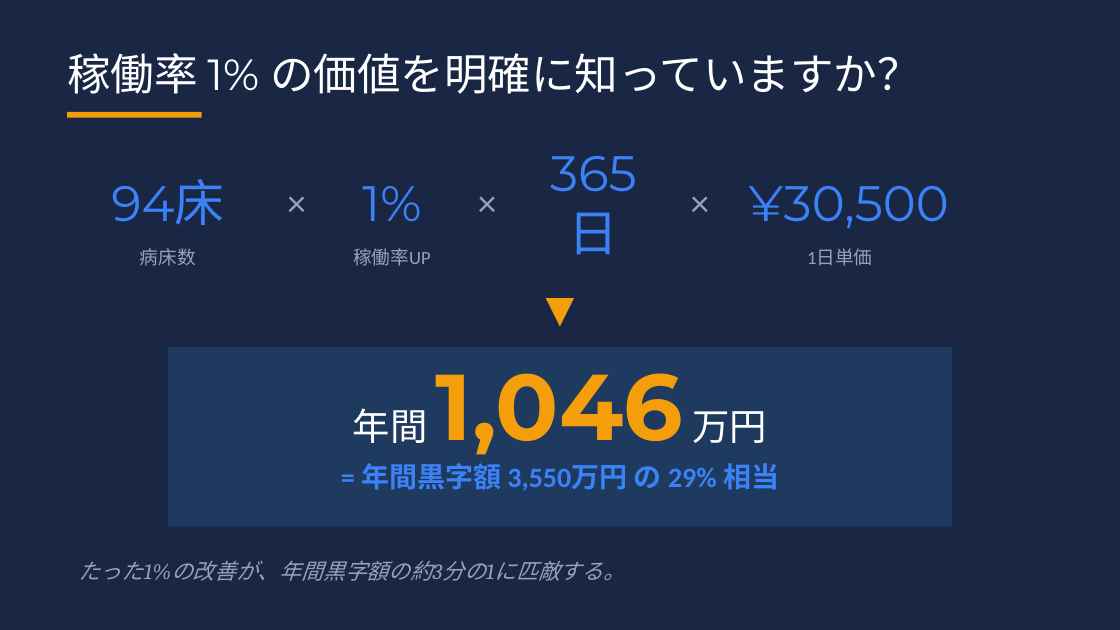
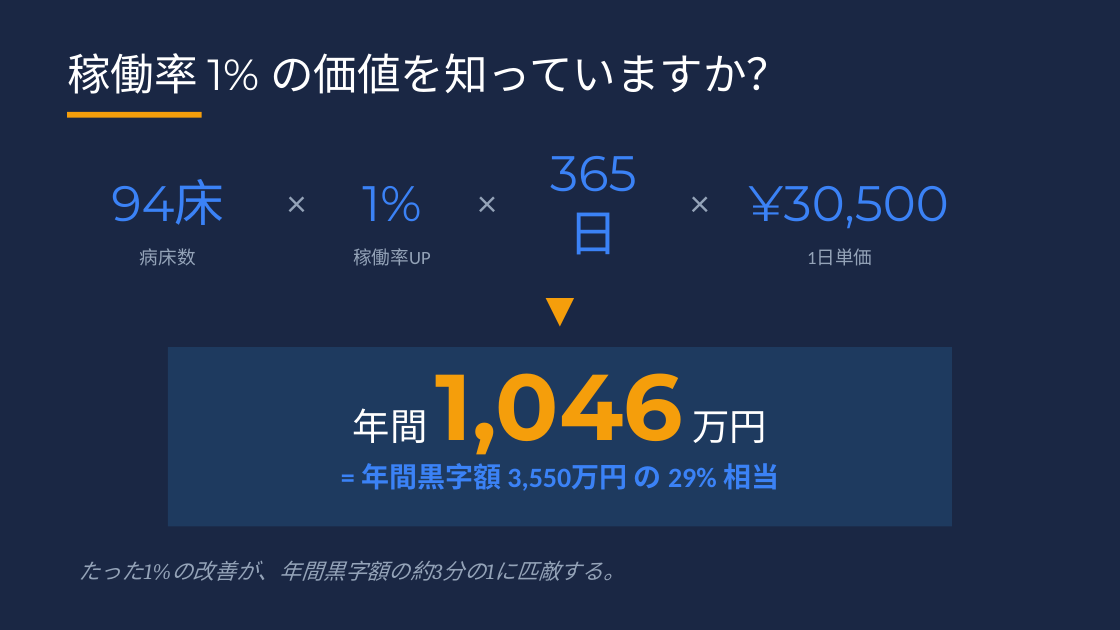
Before and after one commit to torukubota2023/bed-control-simulator, a slide deck: slide 3 of docs/admin/bed_control_evolution_presentation.pptx. Drawn at 1120x630 pixels with LibreOffice and Linux fonts; fonts in the diff are those of the drawing. Boxes give left, top, right and bottom in pixels: in the first picture for what was removed or moved away, otherwise in the second. Text is boxed around its words. In the diff, an @@ line names an element or a change of style, - is before the commit and + after.

```diff
--- a/docs/admin/bed_control_evolution_presentation.pptx
+++ b/docs/admin/bed_control_evolution_presentation.pptx
@@ text at bbox=[67, 53, 791, 94]: text changed @@
-稼働率 1% の価値を明確に知っていますか？
+稼働率 1% の価値を知っていますか？
```
Also in this commit, not shown: 6 other slides changed, 3 other files.
